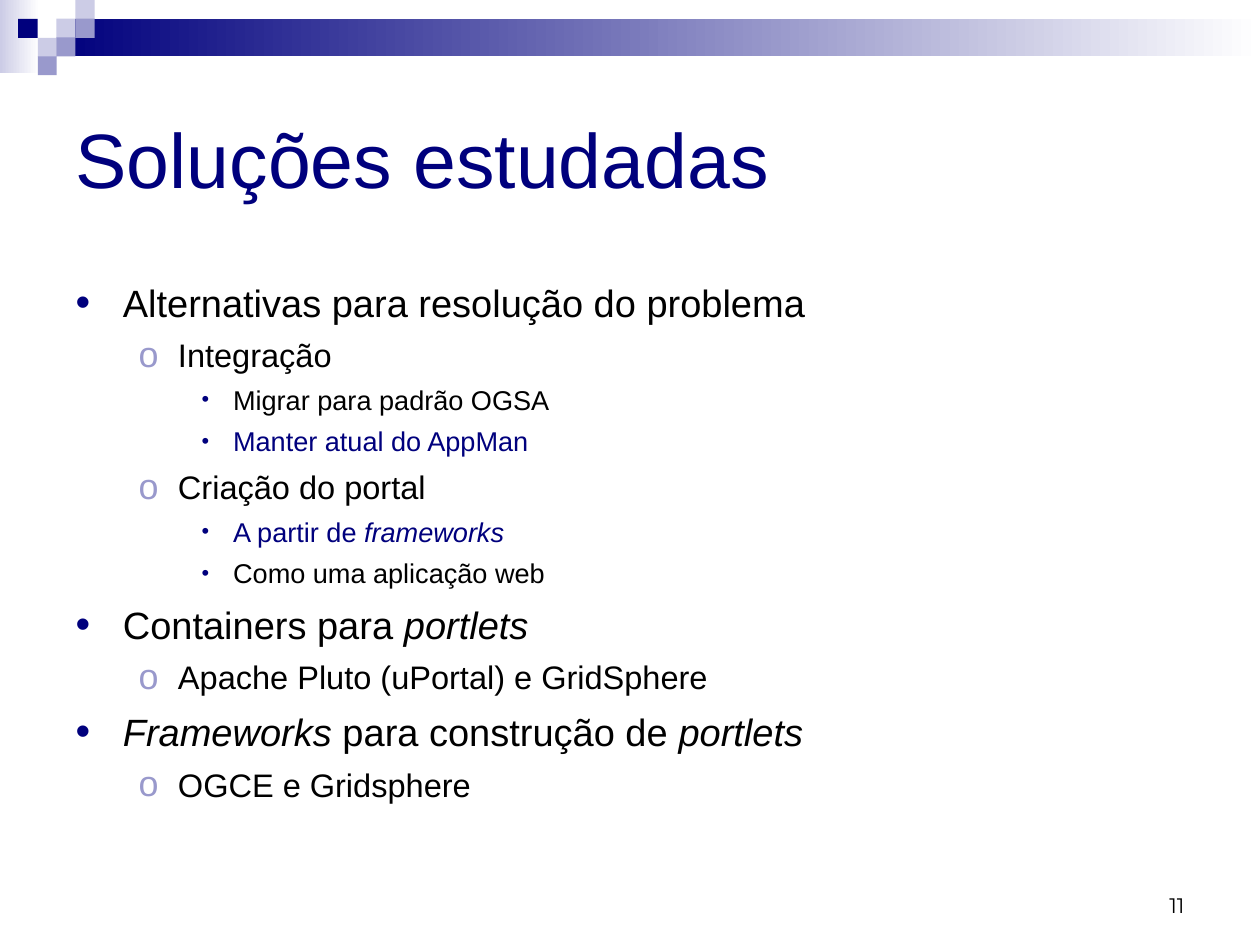
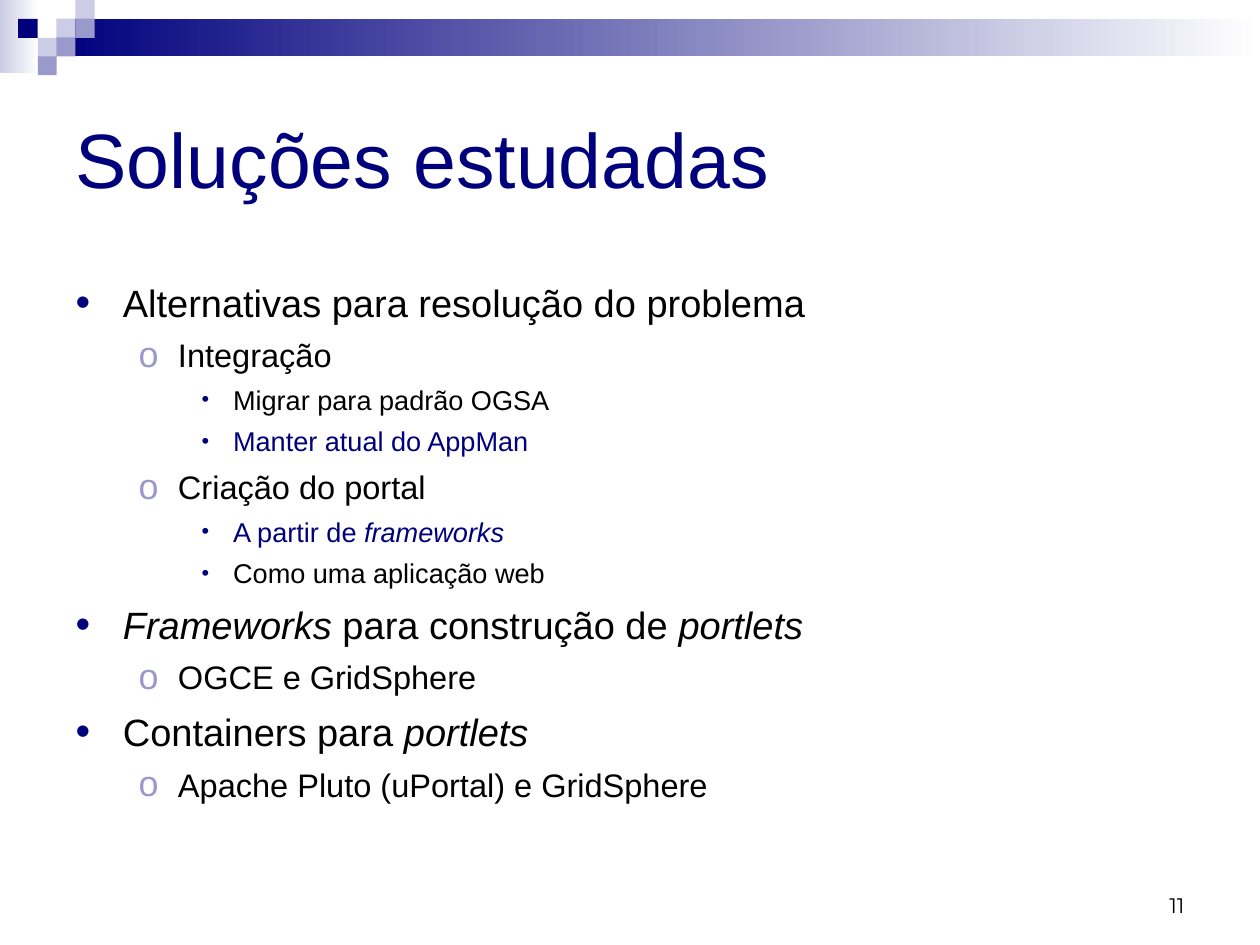
Before and after one commit to micheldavid/tcc-michel, a slide deck: slide 11 of Apresentação/Michel David da Costa - Apresentação.ppt. Drawn at 1260x945 pixels with LibreOffice and Linux fonts; fonts in the diff are those of the drawing. Boxes give left, top, right and bottom in pixels: in the first picture for what was removed or moved away, otherwise in the second. Text is boxed around its words. In the diff, an @@ line names an element or a change of style, - is before the commit and + after.

```diff
--- a/Apresentação/Michel David da Costa - Apresentação.ppt
+++ b/Apresentação/Michel David da Costa - Apresentação.ppt
@@ text at (x1=123, y1=611, x2=804, y2=695): paragraphs added @@
+• Frameworks para construção de portlets
+  ο OGCE e GridSphere
@@ text at (x1=123, y1=718, x2=804, y2=803): paragraphs removed @@
-• Frameworks para construção de portlets
-  ο OGCE e Gridsphere
```
Also in this commit, not shown: 4 other slides changed, 1 slide added.
